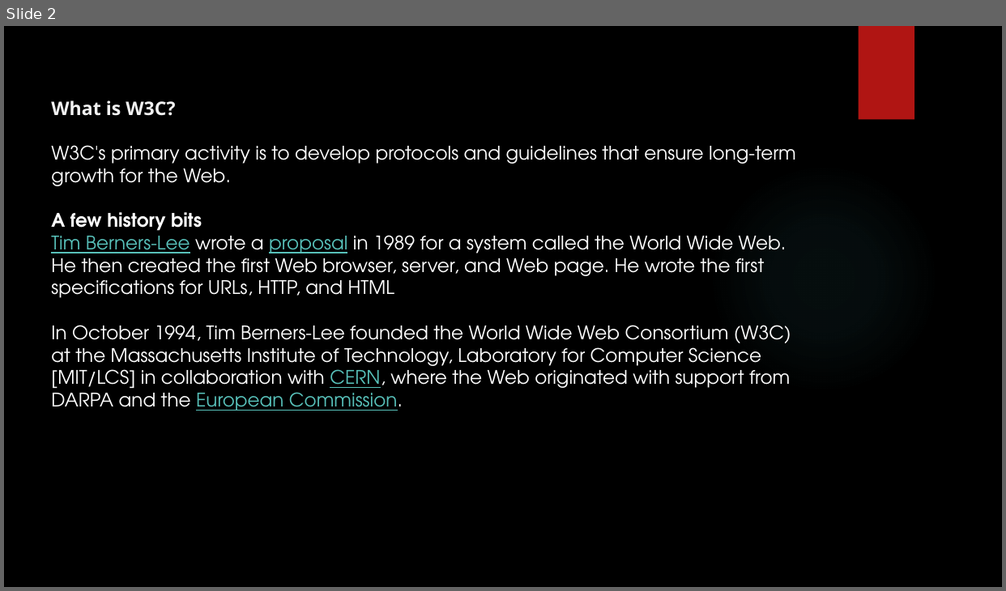
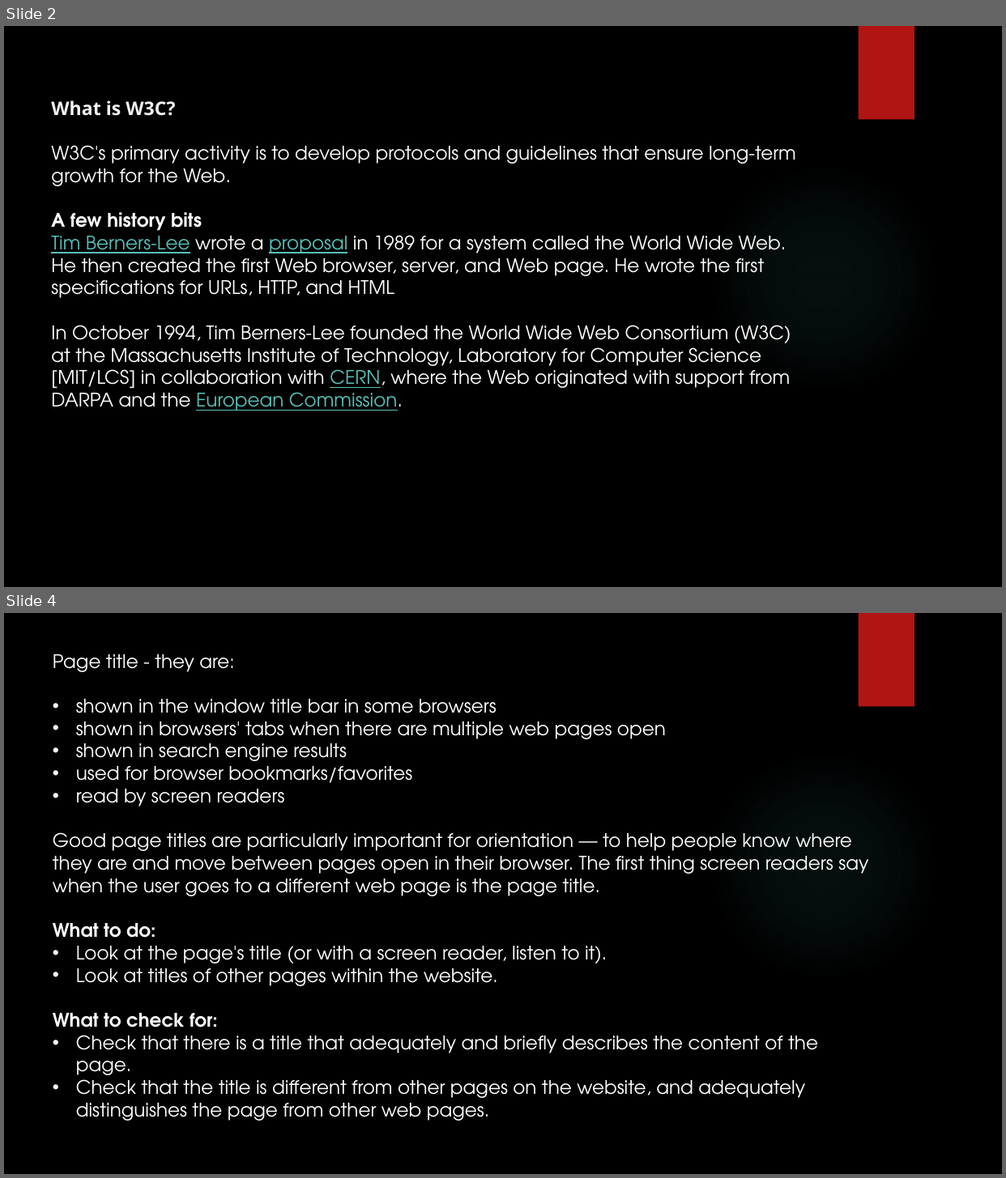
Before and after one commit to yogeshwar1996/HTML5CSS, a slide deck: Fundamentals of HTML and CSS.pptx. Shown one above the other, each under a label of ours: slide 2 before the commit, slides 2 and 4 after it; the slides between them are not shown. The pictures are 1006x591 and 1006x1178 pixels, drawn with LibreOffice and Linux fonts; fonts in the diff are those of the drawing; background and template pictures are left out. Boxes give left, top, right and bottom in pixels: in the first picture for what was removed or moved away, otherwise in the second. Text is boxed around its words. In the diff, an @@ line names an element or a change of style, - is before the commit and + after.

Commit message:
Add Slide for Web Accessiblity - Page Title

```diff
--- a/Fundamentals of HTML and CSS.pptx
+++ b/Fundamentals of HTML and CSS.pptx
@@ slide 4 added at (x1=4, y1=613, x2=1002, y2=1174), background picture (left out); not listed: 2 template elements that a slide beside it also shows @@
@@ text added at (x1=53, y1=654, x2=868, y2=1121), 18 pt, text #FFFFFF @@
+Page title - they are:
+• shown in the window title bar in some browsers
+• shown in browsers' tabs when there are multiple web pages open
+• shown in search engine results
+• used for browser bookmarks/favorites
+• read by screen readers
+Good page titles are particularly important for orientation — to help people know where they are and move between pages open in their browser. The first thing screen readers say when the user goes to a different web page is the page title.
+What to do:
+• Look at the page's title (or with a screen reader, listen to it).
+• Look at titles of other pages within the website.
+What to check for:
+• Check that there is a title that adequately and briefly describes the content of the page.
+• Check that the title is different from other pages on the website, and adequately distinguishes the page from other web pages.
```
Also in this commit, not shown: 16 other slides added.
